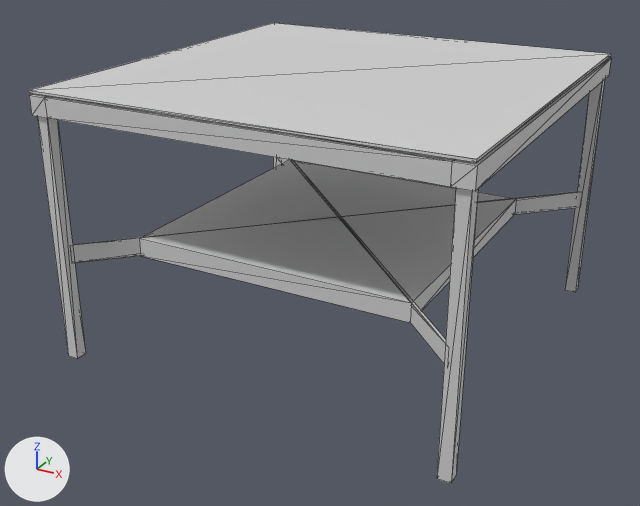
Before and after pictures for a commit that changed the OBJ model furnitures/tableBasseCarree.obj.
The view is the same before and after, from a 50 mm camera at (1.24, -2.62, 1.64) aimed at (-0.19, -0.02, 0.35). The axes (+X, +Y, +Z) are drawn at lower left. The lights are the same throughout. Mesh edges are drawn as thin lines. Where no turn or scale is listed for an object, it has been applied to the vertices.

Objects in the first picture: 'Couche:OBJECT001', 'Couche:OBJECT002', 'Couche:OBJECT003', 'Couche:OBJECT005', 'Couche:OBJECT006', 'Couche:OBJECT007', 'Couche:OBJECT008', 'Couche:OBJECT009', 'Couche:OBJECT010', 'sweethome3d_window_pane'.
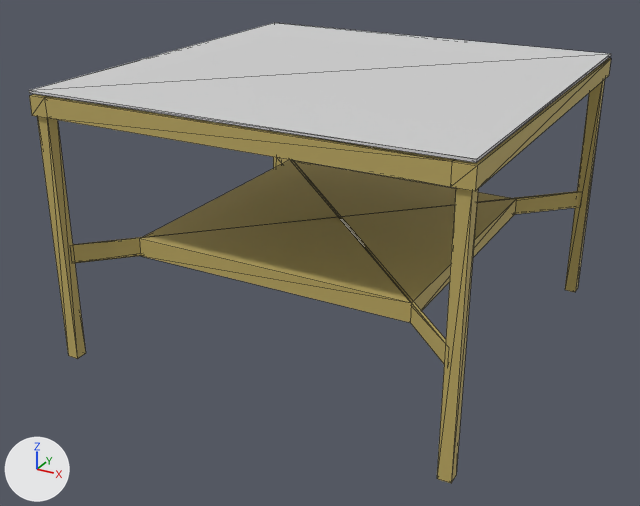
Commit message: table basse carrée

Changed parts and their boxes [x1, y1, x2, y2] in the pictures (640 x 506 px):
'Couche:OBJECT010', recoloured (grey to brown)
    both: [139, 160, 516, 323]
'Couche:OBJECT002', recoloured (grey to yellow)
    both: [45, 96, 455, 187]
'Couche:OBJECT007', recoloured (grey to yellow)
    both: [437, 188, 478, 483]
'Couche:OBJECT006', recoloured (grey to yellow)
    both: [37, 117, 86, 359]
'Couche:OBJECT001', recoloured (grey to yellow)
    both: [450, 58, 611, 191]
'Couche:OBJECT005', recoloured (grey to brown)
    both: [565, 79, 605, 292]
'Couche:OBJECT008', recoloured (grey to yellow)
    both: [71, 191, 579, 263]
'Couche:OBJECT009', recoloured (grey to yellow)
    both: [278, 158, 446, 364]
'Couche:OBJECT003', recoloured (grey to yellow)
    both: [29, 94, 49, 118]

The change in detail:
Picture 'woodred_carree.jpg' (img_woodred_carree_jpg) is new.
Material 'Material.001' (mat_material_001) is new.
Its texture is img_woodred_carree_jpg.
Its roughness is 0.69.
me_couche_object001 has 8 vertices, 12 faces and spans x 0.523..0.588, y -0.654..0.812, z 0.914..0.979.
me_couche_object001 no longer uses material mat_black (light grey #d1d1d1).
me_couche_object001 now uses material mat_material_001 (picture img_woodred_carree_jpg).
me_couche_object002 has 8 vertices, 12 faces and spans x -0.814..0.523, y -0.654..-0.59, z 0.914..0.979.
me_couche_object002 no longer uses material mat_black (light grey #d1d1d1).
me_couche_object002 now uses material mat_material_001 (picture img_woodred_carree_jpg).
me_couche_object003 has 8 vertices, 12 faces and spans x -0.879..-0.814, y -0.654..0.812, z 0.914..0.979.
me_couche_object003 no longer uses material mat_black (light grey #d1d1d1).
me_couche_object003 now uses material mat_material_001 (picture img_woodred_carree_jpg).
me_couche_object005 has 8 vertices, 12 faces and spans x 0.534..0.577, y 0.758..0.801, z 0.03..0.914.
me_couche_object005 no longer uses material mat_black (light grey #d1d1d1).
me_couche_object005 now uses material mat_material_001 (picture img_woodred_carree_jpg).
me_couche_object006 has 8 vertices, 12 faces and spans x -0.868..-0.825, y -0.644..-0.601, z 0.041..0.925.
me_couche_object006 no longer uses material mat_black (light grey #d1d1d1).
me_couche_object006 now uses material mat_material_001 (picture img_woodred_carree_jpg).
me_couche_object007 has 8 vertices, 12 faces and spans x 0.534..0.577, y -0.644..-0.601, z 0.03..0.914.
me_couche_object007 no longer uses material mat_black (light grey #d1d1d1).
me_couche_object007 now uses material mat_material_001 (picture img_woodred_carree_jpg).
me_couche_object008 has 8 vertices, 12 faces and spans x -0.836..0.553, y -0.611..0.774, z 0.397..0.461.
me_couche_object008 no longer uses material mat_black (light grey #d1d1d1).
me_couche_object008 now uses material mat_material_001 (picture img_woodred_carree_jpg).
me_couche_object009 has 8 vertices, 12 faces and spans x -0.836..0.55, y -0.641..0.748, z 0.397..0.461.
me_couche_object009 no longer uses material mat_black (light grey #d1d1d1).
me_couche_object009 now uses material mat_material_001 (picture img_woodred_carree_jpg).
me_couche_object010 has 8 vertices, 12 faces and spans x -0.663..0.351, y -0.45..0.564, z 0.397..0.461.
me_couche_object010 no longer uses material mat_black (light grey #d1d1d1).
me_couche_object010 now uses material mat_material_001 (picture img_woodred_carree_jpg).
